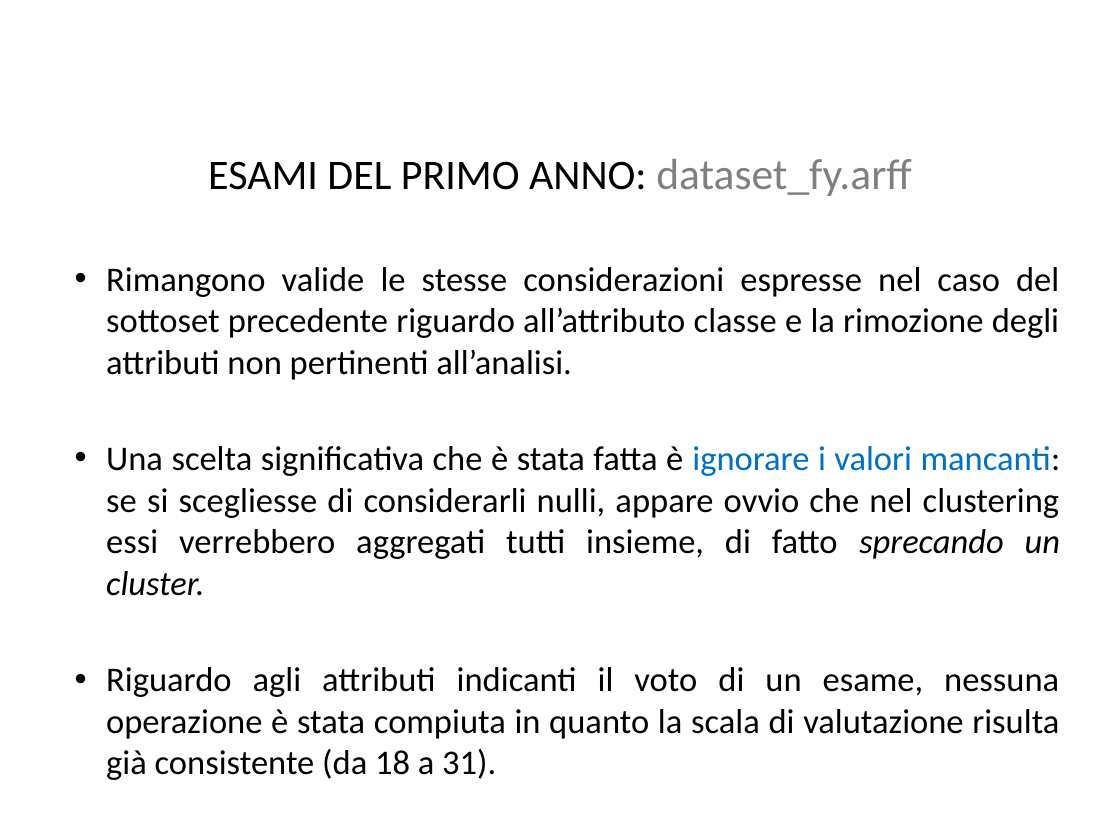
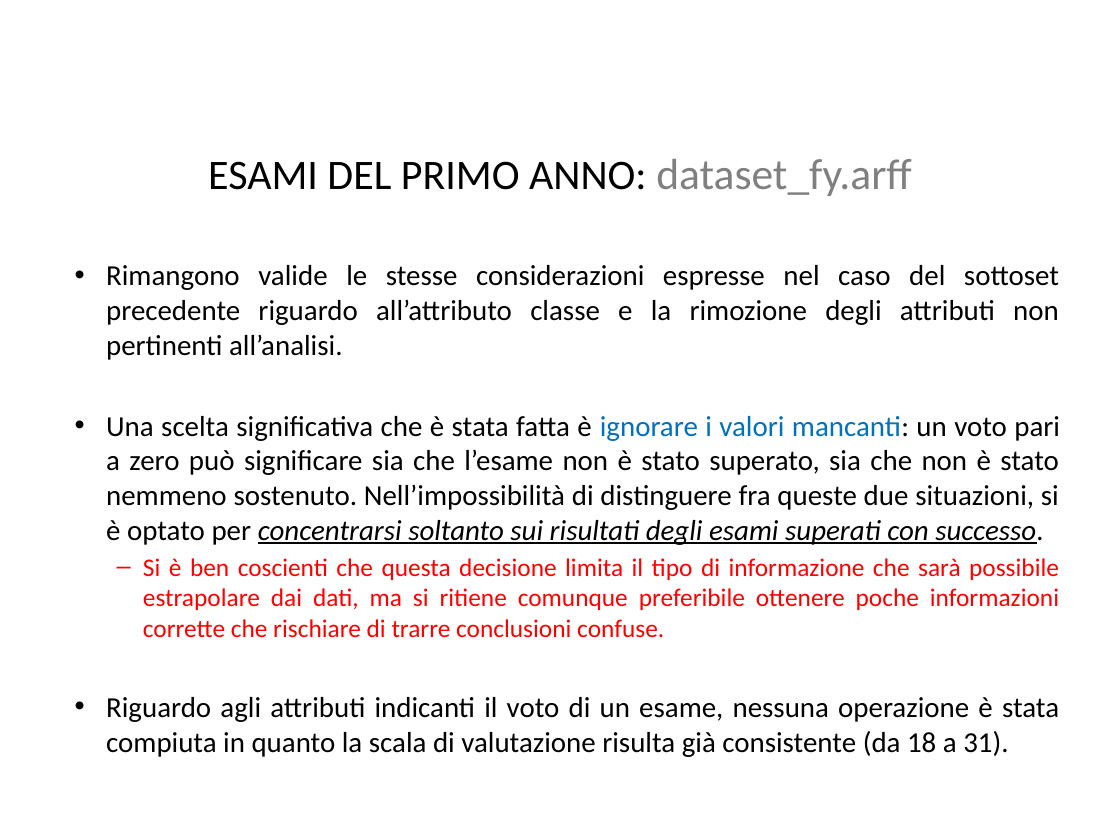
Before and after one commit to BlacknDecker/unifi, a slide deck: slide 34 of relazione.pptx. Drawn at 1120x840 pixels with LibreOffice and Linux fonts; fonts in the diff are those of the drawing; background and template pictures are left out. Boxes give left, top, right and bottom in pixels: in the first picture for what was removed or moved away, otherwise in the second. Text is boxed around its words. In the diff, an @@ line names an element or a change of style, - is before the commit and + after.

Commit message:
Clustering clustering...

```diff
--- a/relazione.pptx
+++ b/relazione.pptx
@@ text at (106,265,1059,757): size 22.2 to 18.6 pt in "Rimangono valide le stesse considerazioni espresse nel ...", "Riguardo agli attributi indicanti il voto di ..." @@
@@ text at (106,416,1060,638): text changed; size 22.2 to 18.6 pt @@
-• Una scelta significativa che è stata fatta è ignorare i valori mancanti: se si scegliesse di considerarli nulli, appare ovvio che nel clustering essi verrebbero aggregati tutti insieme, di fatto sprecando un cluster.
+• Una scelta significativa che è stata fatta è ignorare i valori mancanti: un voto pari a zero può significare sia che l’esame non è stato superato, sia che non è stato nemmeno sostenuto. Nell’impossibilità di distinguere fra queste due situazioni, si è optato per concentrarsi soltanto sui risultati degli esami superati con successo.
+  – Si è ben coscienti che questa decisione limita il tipo di informazione che sarà possibile estrapolare dai dati, ma si ritiene comunque preferibile ottenere poche informazioni corrette che rischiare di trarre conclusioni confuse.
```
Also in this commit, not shown: 6 other slides changed, 5 slides added, 1 slide removed, 8 other files.
